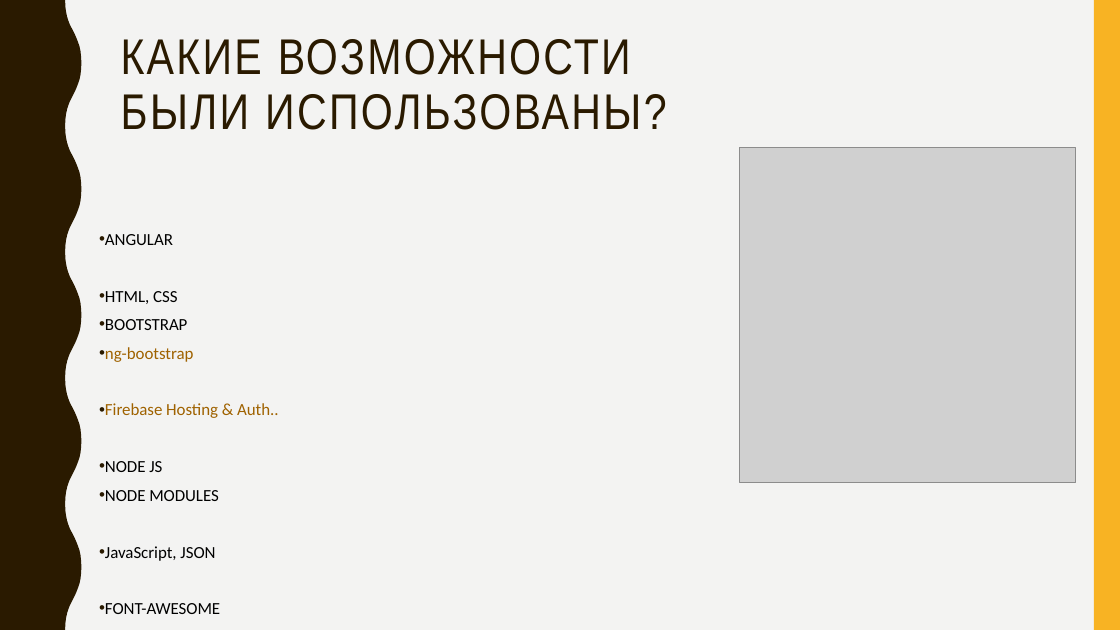
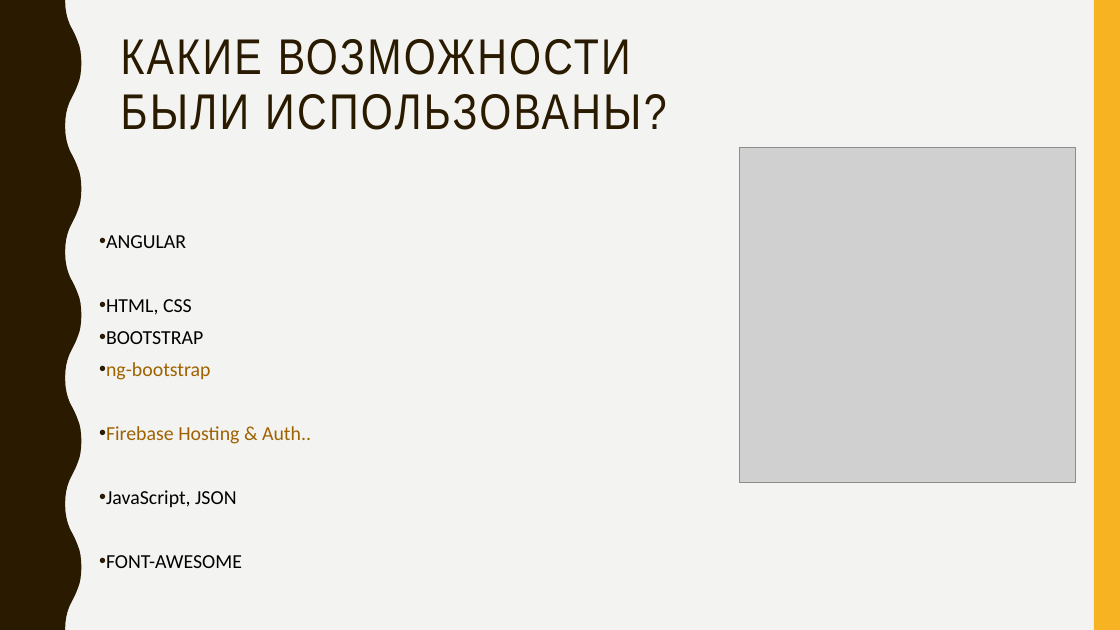
Before and after one commit to interestingALI/SkateShop-Baku, a slide deck: slide 2 of skateshop-baku.pptx. Drawn at 1120x630 pixels with LibreOffice and Linux fonts; fonts in the diff are those of the drawing; grey boxes stand for pictures. Boxes give left, top, right and bottom in pixels: in the first picture for what was removed or moved away, otherwise in the second. Text is boxed around its words. In the diff, an @@ line names an element or a change of style, - is before the commit and + after.

```diff
--- a/skateshop-baku.pptx
+++ b/skateshop-baku.pptx
@@ text "ANGULAR" at [106,235,311,568]: size 14.4 to 17 pt @@
@@ text at [105,461,219,501]: paragraphs removed @@
-• NODE JS
-• NODE MODULES
```
Also in this commit, not shown: 2 other slides changed, 1 slide added, 2 slides removed, 3 other files.
